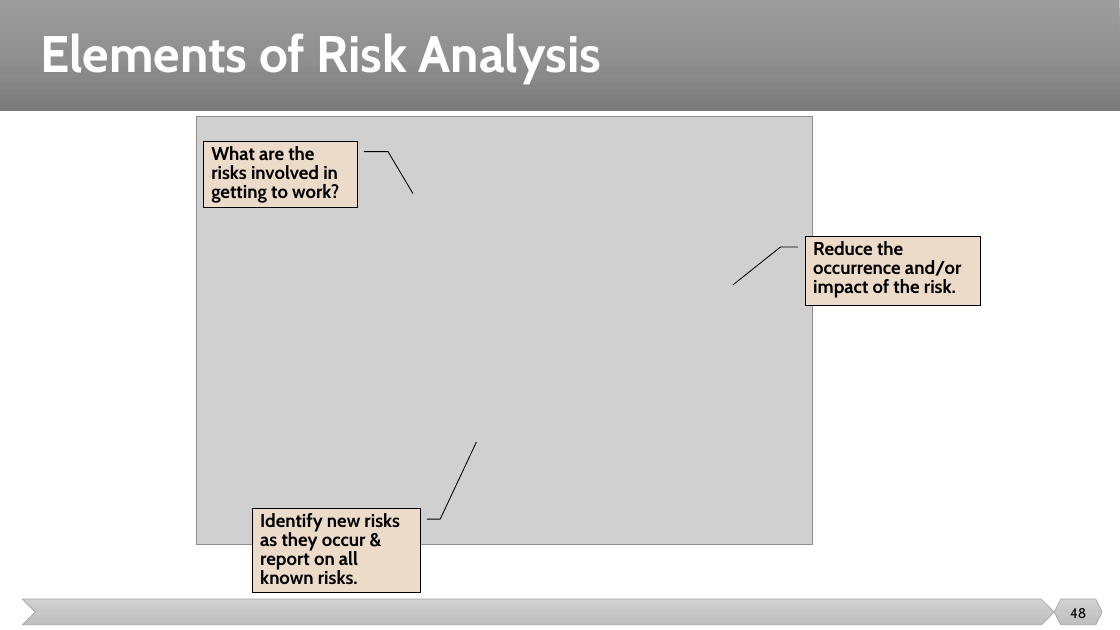
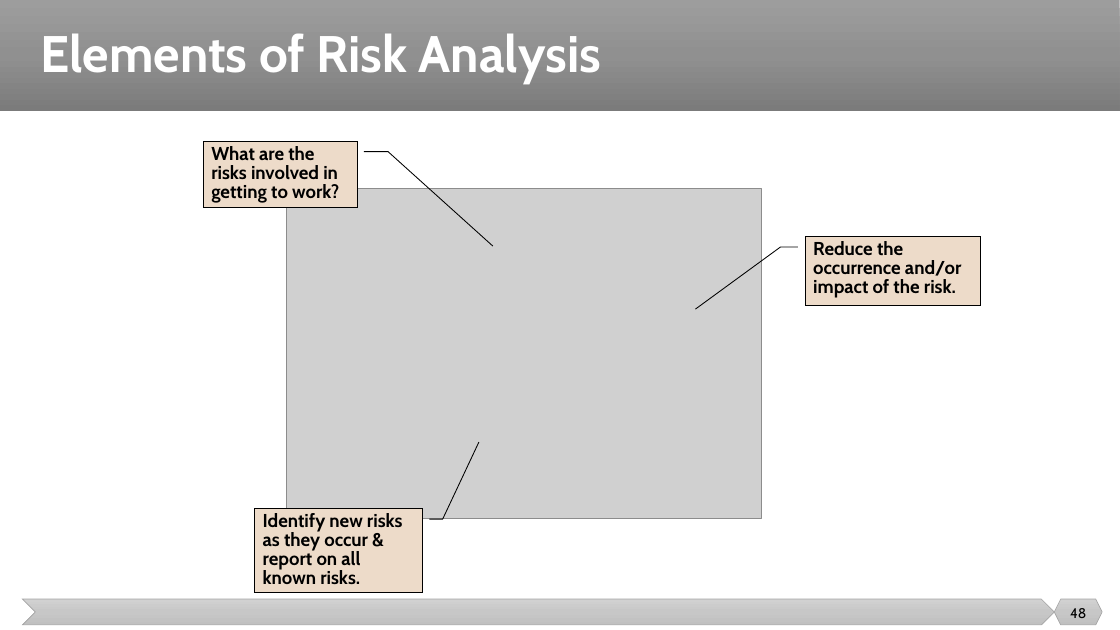
Before and after one commit to malenezi/malenezi, a slide deck: slide 48 of SE423/Lectures/5-Risk Management/Risk Management.pptx. Drawn at 1120x630 pixels with LibreOffice and Linux fonts; fonts in the diff are those of the drawing; grey boxes stand for pictures. Boxes give left, top, right and bottom in pixels: in the first picture for what was removed or moved away, otherwise in the second. Text is boxed around its words. In the diff, an @@ line names an element or a change of style, - is before the commit and + after.

```diff
--- a/SE423/Lectures/5-Risk Management/Risk Management.pptx
+++ b/SE423/Lectures/5-Risk Management/Risk Management.pptx
@@ border callout "What are the risks involved ..." at [203, 141, 357, 208]: proportions changed @@
@@ picture: place and size @@
-picture at [196, 117, 812, 545]
+picture at [287, 189, 761, 518]
@@ border callout "Reduce the occurrence and/or impact ..." at [805, 237, 980, 306]: proportions changed @@
```
Also in this commit, not shown: 12 other slides changed, 1 slide removed, 1 other file.
